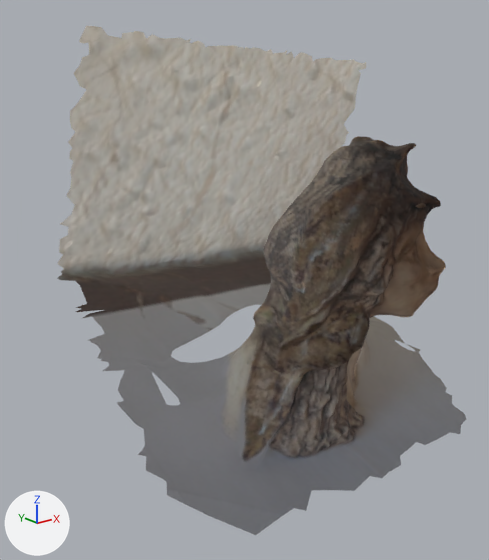
Renders of the glTF model sadLady.glb from each side of a commit.
Camera for both pictures: a camera (50 mm lens) standing at (-23.4, -30.3, 13.1) and looking at (0.1, -0.9, 1.3). The axes (+X, +Y, +Z) are drawn at lower left. The lights are the same throughout. Vertices at the same position are counted once.

The older version as bpy lines, for what is in view:
```python
me_sadlady = bpy.data.meshes.new('sadLady')
me_sadlady.from_pydata(...)  # 7201 vertices, 14077 faces; spans x -14.0..12.1, y -6.0..15.3, z -1.1..22.6
# faces by material slot: [13634, 443]
me_sadlady.materials.append(mat_texture_0)  # picture img_sadlady
me_sadlady.materials.append(mat_untextured)  # grey #bcbcbc
ob_sadlady = bpy.data.objects.new('sadLady', me_sadlady)
ob_sadlady.location = (3.83, 9.08, 0.0)
ob_sadlady.rotation_euler = (1.571, 0.0, 0.0)  # degrees (90, 0, 0)
```
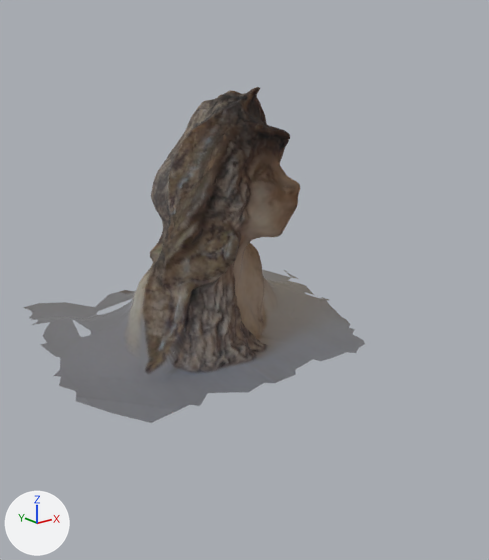
Pixel boxes [x1, y1, x2, y2] of what changed, in the pictures (489 x 560 px):
'sadLady', reshaped, moved, turned
    before: [57, 26, 466, 535]
    after: [23, 87, 365, 423]
part 1 of me_sadlady, deleted
    before: [57, 26, 366, 343]

What changed in the scene script:
```text
Change me_sadlady:
    used by ob_sadlady; location = (3.83, 9.08, 0.0); rotation_euler = (1.571, 0.0, 0.0), in degrees (90, 0, 0)
    remove me_sadlady.from_pydata(...)  # 7201 vertices, 14077 faces; spans x -14.0..12.1, y -6.0..15.3, z -1.1..22.6
    add me_sadlady.from_pydata(...)  # 4621 vertices, 9067 faces; spans x -14.0..9.0, y -6.0..10.0, z 6.3..22.6
    me_sadlady part 1: 2580 vertices removed from x -11.5..12.1, y -2.4..15.3, z -1.1..7.0
Change ob_sadlady:
    ob_sadlady.location: (3.83, 9.08, 0.0) -> (3.09, 16.9, -1.22)
    ob_sadlady.rotation_euler: (1.571, 0.0, 0.0) -> (1.394, 0.0, 0.0)  # degrees (90, 0, 0) -> degrees (80, 0, 0)
```
